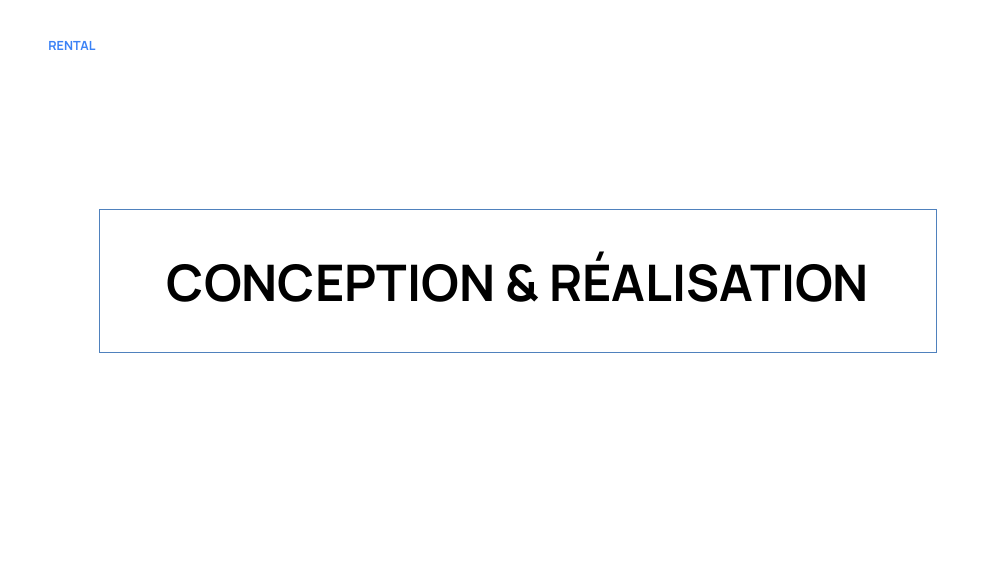
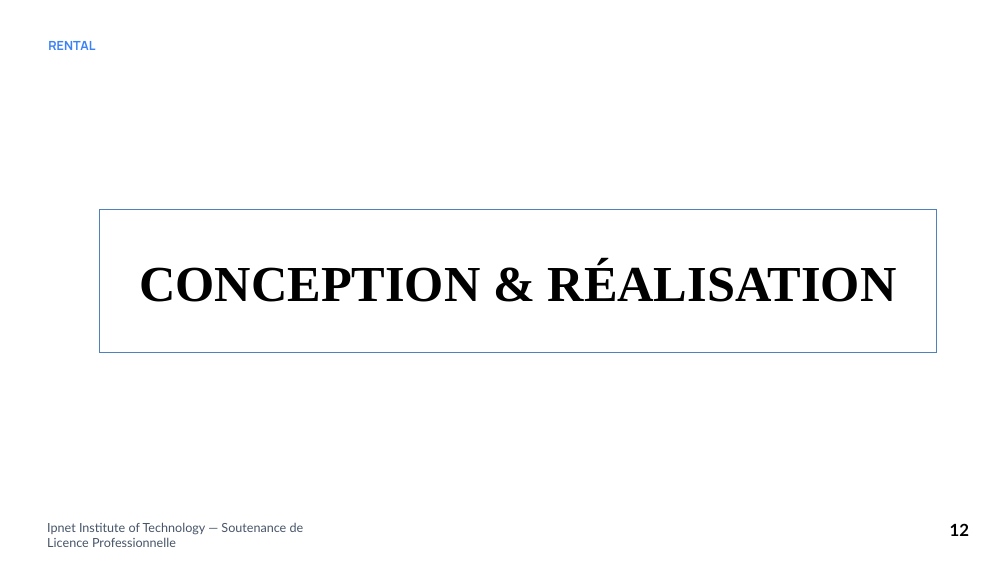
Before and after one commit to xavierGIT04/Soutenance, a slide deck: slide 13 of Soutenance de Licence - GBANDI WAKE (1).pptx (slide 10 before the commit). Drawn at 1008x567 pixels with LibreOffice and Linux fonts; fonts in the diff are those of the drawing; background and template pictures are left out. Boxes give left, top, right and bottom in pixels: in the first picture for what was removed or moved away, otherwise in the second. Text is boxed around its words. In the diff, an @@ line names an element or a change of style, - is before the commit and + after.

```diff
--- a/Soutenance de Licence - GBANDI WAKE (1).pptx
+++ b/Soutenance de Licence - GBANDI WAKE (1).pptx
@@ title "CONCEPTION & RÉALISATION" at (x1=100, y1=209, x2=938, y2=352): font Manrope to Times New Roman @@
@@ text added at (x1=47, y1=522, x2=304, y2=547), 12 pt, text #475569 @@
+Ipnet Institute of Technology — Soutenance de Licence Professionnelle
@@ text added at (x1=950, y1=523, x2=969, y2=536), 16 pt, text #000000, bold @@
+12
```
Also in this commit, not shown: 27 other slides changed, 6 slides added, 2 slides removed, 4 other files.
